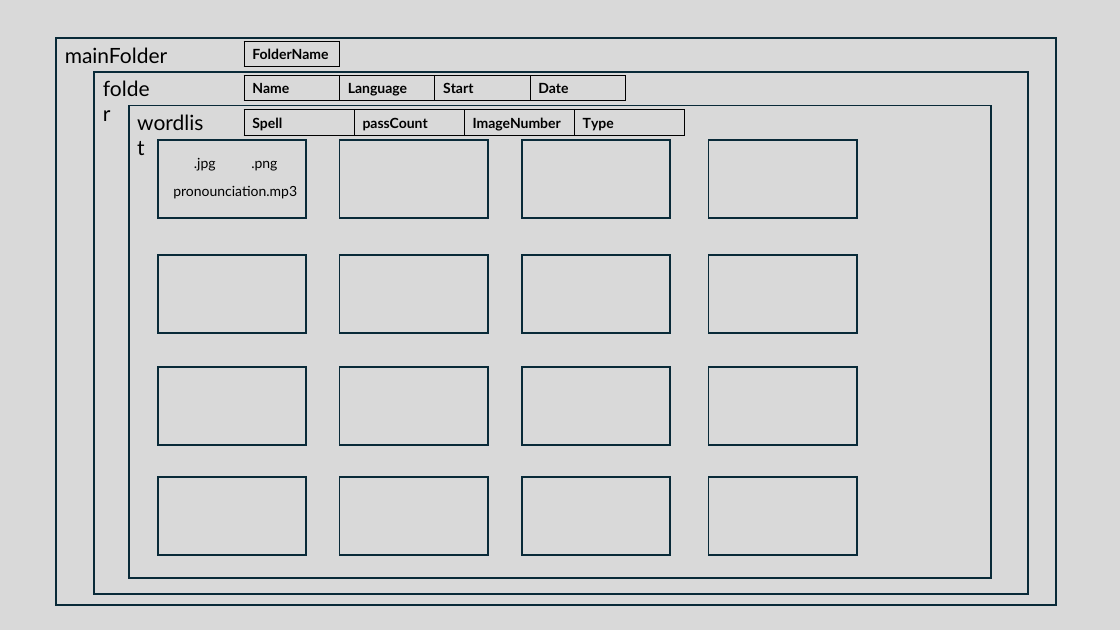
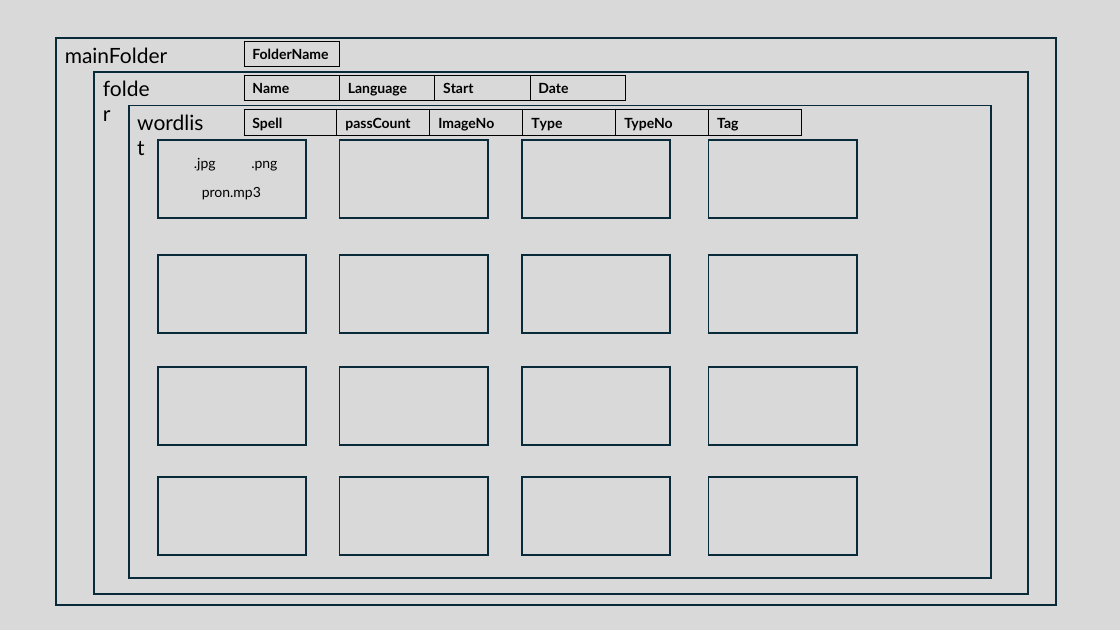
Before and after one commit to Kesu8888/cusdict_ios, a slide deck: slide 1 of design/hierarchy.pptx. Drawn at 1120x630 pixels with LibreOffice and Linux fonts; fonts in the diff are those of the drawing. Boxes give left, top, right and bottom in pixels: in the first picture for what was removed or moved away, otherwise in the second. Text is boxed around its words. In the diff, an @@ line names an element or a change of style, - is before the commit and + after.

```diff
--- a/design/hierarchy.pptx
+++ b/design/hierarchy.pptx
@@ table at bbox=[245, 110, 804, 135] @@
-column 3, row 1: ImageNumber
+column 3, row 1: ImageNo
+column 5: TypeNo
+column 6: Tag
@@ table: place and size @@
-table at bbox=[245, 110, 685, 135]
+table at bbox=[245, 110, 804, 135]
@@ text at bbox=[202, 187, 261, 200]: text changed @@
-pronounciation.mp3
+pron.mp3
```
Also in this commit, not shown: 2 other files.
